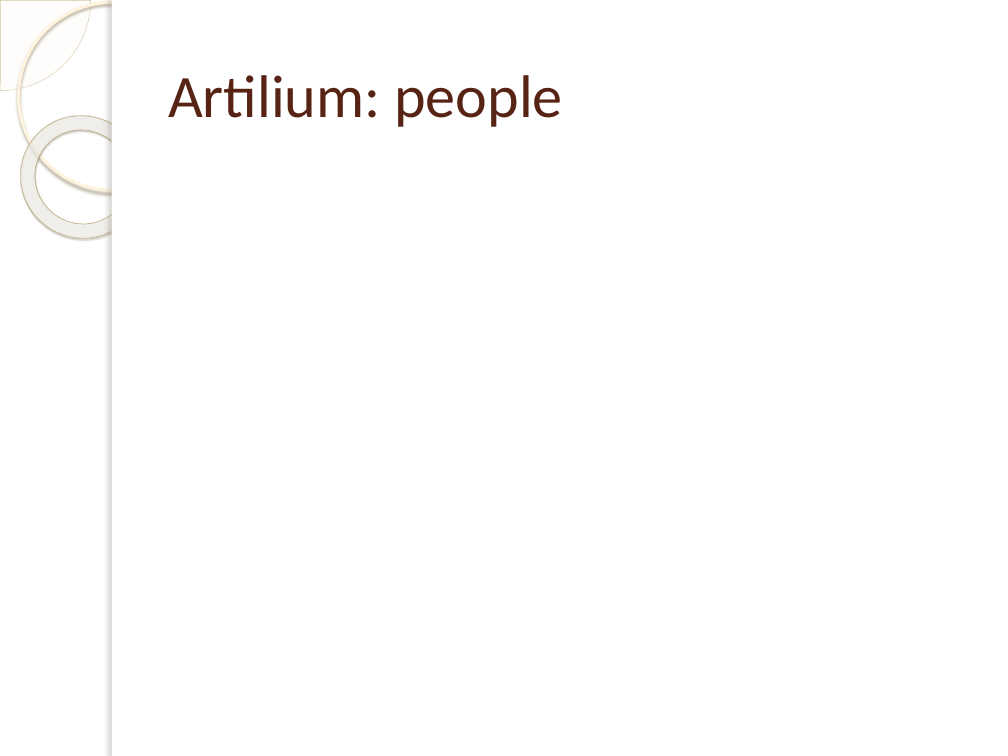
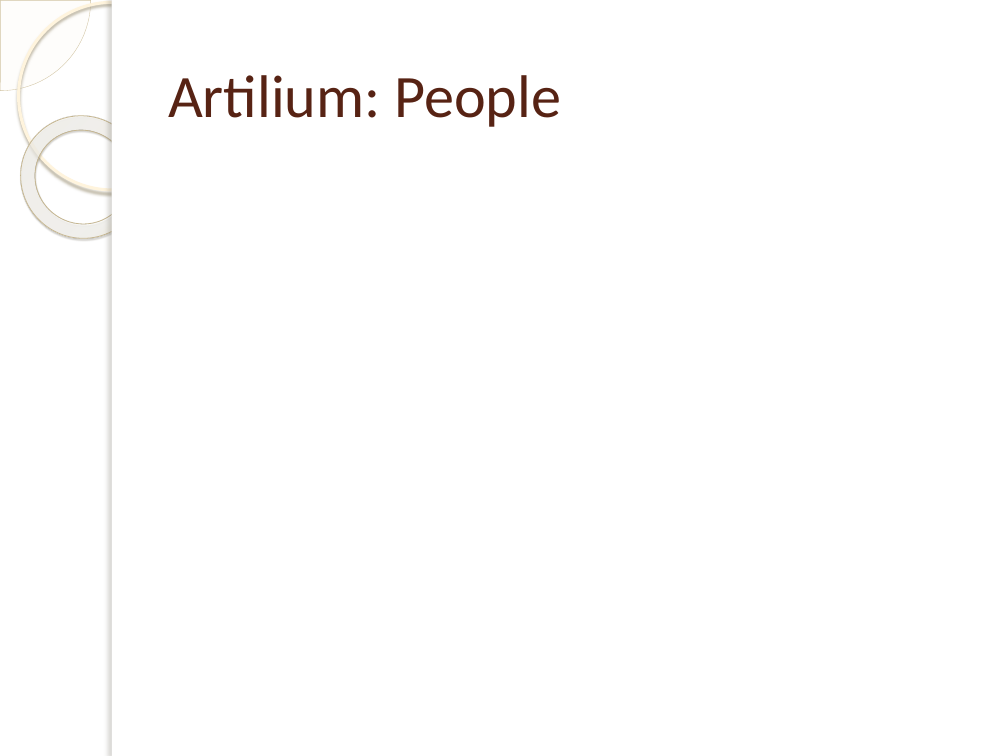
Before and after one commit to michelgrootjans/foresee, a slide deck: slide 17 of Agile.net/Agile.net.pptx (slide 9 before the commit). Drawn at 1008x756 pixels with LibreOffice and Linux fonts; fonts in the diff are those of the drawing; background and template pictures are left out. Boxes give left, top, right and bottom in pixels: in the first picture for what was removed or moved away, otherwise in the second. Text is boxed around its words. In the diff, an @@ line names an element or a change of style, - is before the commit and + after.

```diff
--- a/Agile.net/Agile.net.pptx
+++ b/Agile.net/Agile.net.pptx
@@ title at (x1=168, y1=75, x2=561, y2=127): text changed @@
-Artilium: people
+Artilium: People
```
Also in this commit, not shown: 5 other slides changed, 12 slides added, 4 slides removed, 10 other files.
